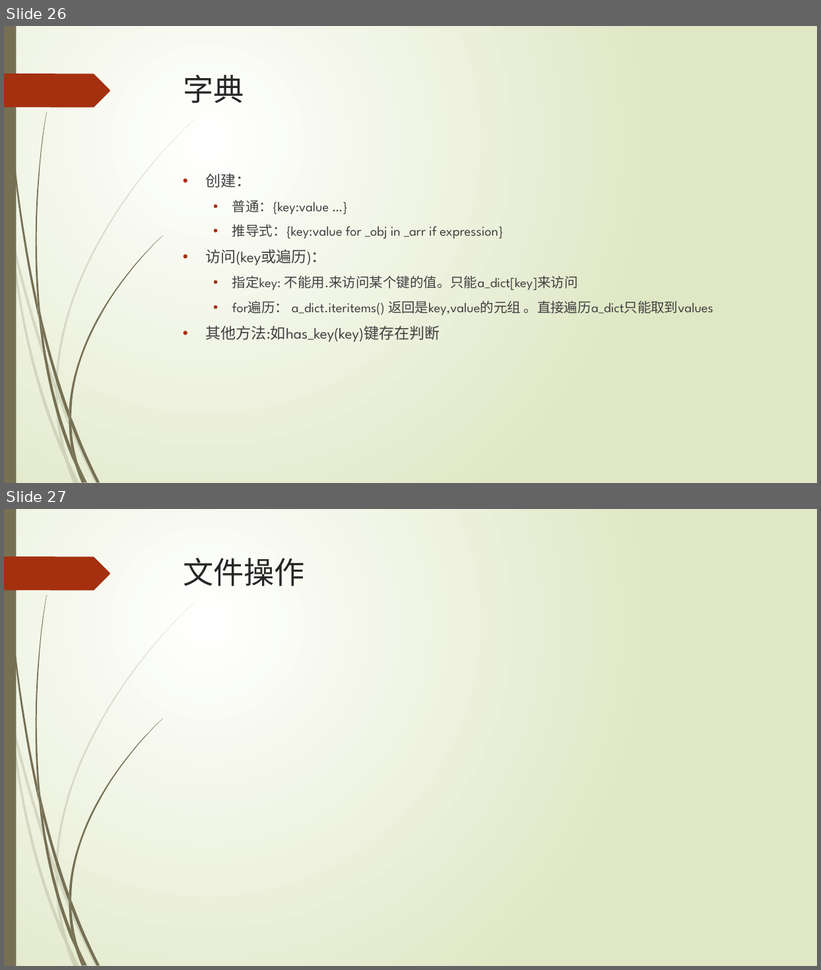
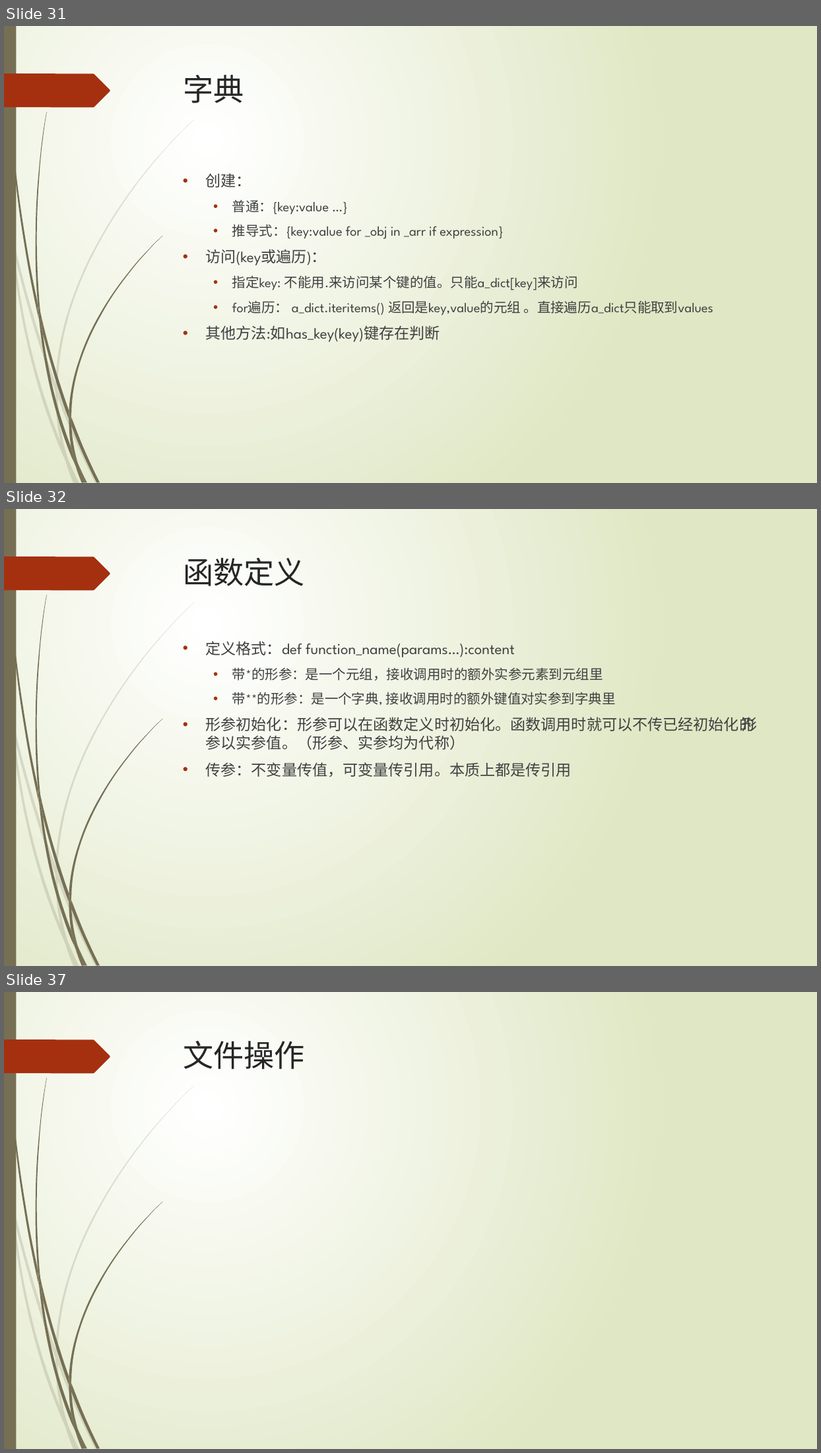
Before and after one commit to lspgithublxh/document, a slide deck: 编程语言/python/Python基础入门知识分享.pptx. Shown one above the other, each under a label of ours: slides 26 and 27 before the commit, slides 31, 32 and 37 after it; the slides between them are not shown. The pictures are 821x970 and 821x1453 pixels, drawn with LibreOffice and Linux fonts; fonts in the diff are those of the drawing. Boxes give left, top, right and bottom in pixels: in the first picture for what was removed or moved away, otherwise in the second. Text is boxed around its words. In the diff, an @@ line names an element or a change of style, - is before the commit and + after.

```diff
--- a/编程语言/python/Python基础入门知识分享.pptx
+++ b/编程语言/python/Python基础入门知识分享.pptx
@@ slide 32 added at [4, 509, 817, 966], background gradient #FFFFFF to #DFE8C4; not listed: 24 template elements that a slide beside it also shows @@
@@ title added at [183, 558, 305, 586], 36 pt, text #262626 @@
+函数定义
@@ text added at [206, 641, 758, 777], 18 pt, text #404040 @@
+• 定义格式：def function_name(params…):content
+  • 带*的形参：是一个元组，接收调用时的额外实参元素到元组里
+  • 带**的形参：是一个字典, 接收调用时的额外键值对实参到字典里
+• 形参初始化：形参可以在函数定义时初始化。函数调用时就可以不传已经初始化的 形参以实参值。（形参、实参均为代称）
+• 传参：不变量传值，可变量传引用。本质上都是传引用
@@ what was slide 26 is now slide 31 @@
@@ what was slide 27 is now slide 37 @@
```
Also in this commit, not shown: 3 slides changed, 10 other slides added, 6 other files.
